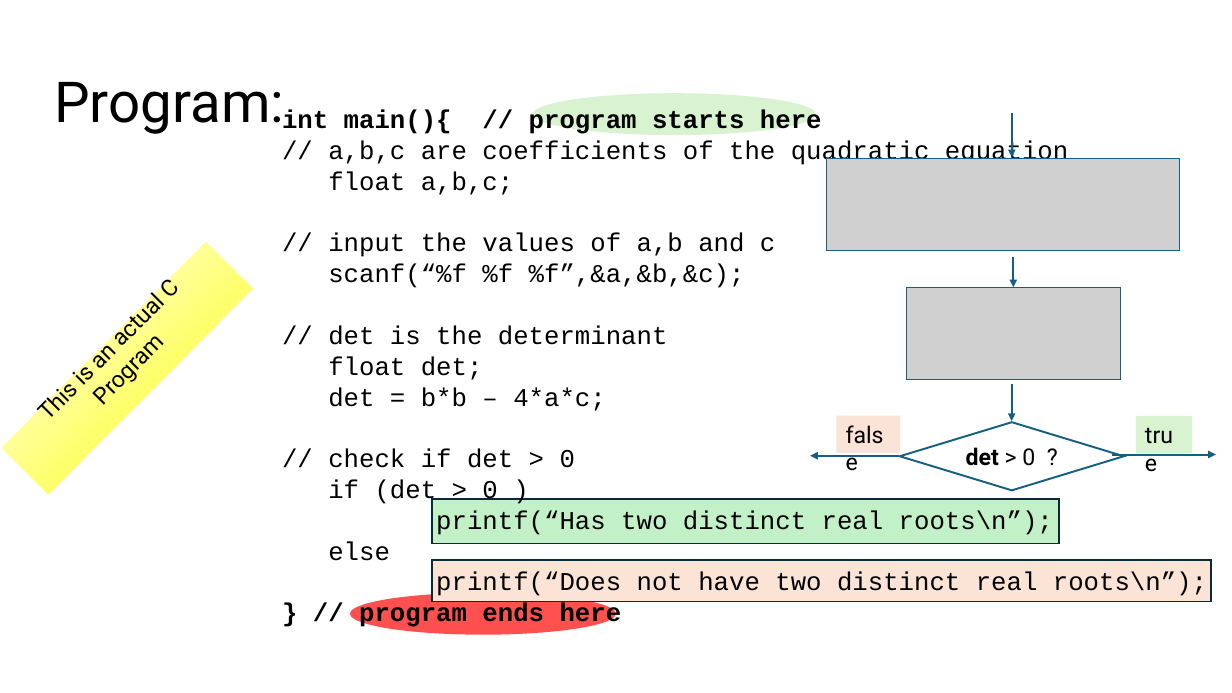
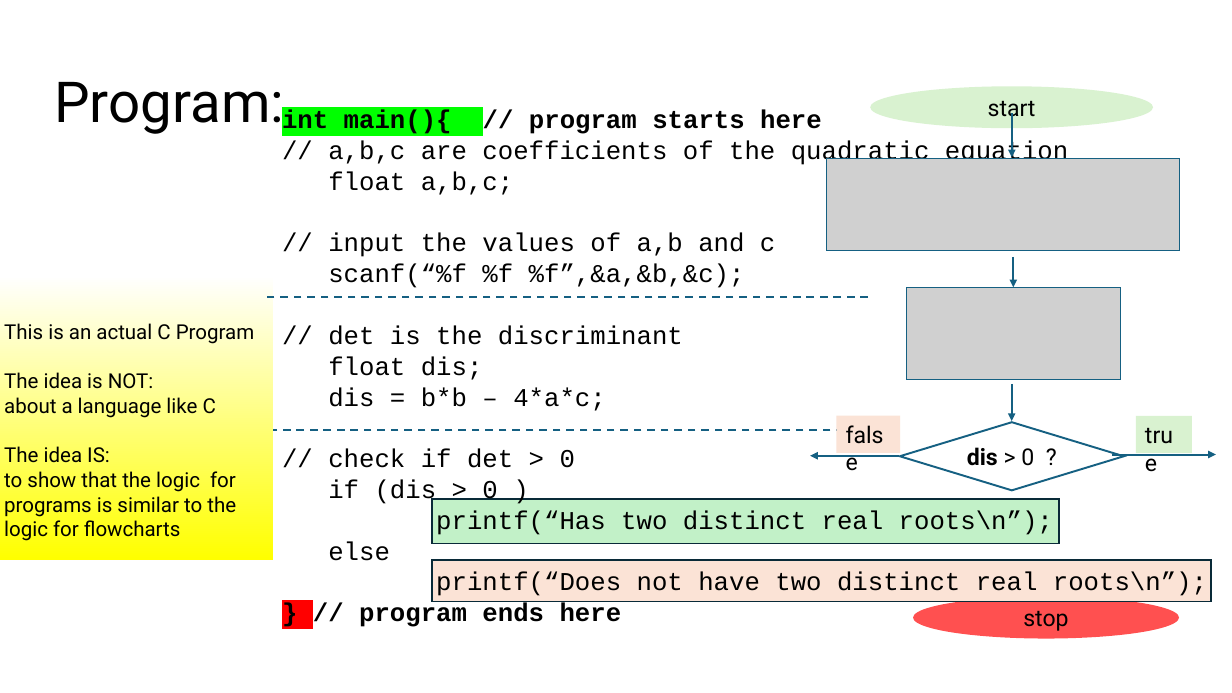
Before and after one commit to rbadrinath/FCP, a slide deck: slide 9 of slides/00-x-Flowcharts-to-code.pptx. Drawn at 1232x693 pixels with LibreOffice and Linux fonts; fonts in the diff are those of the drawing; grey boxes stand for pictures. Boxes give left, top, right and bottom in pixels: in the first picture for what was removed or moved away, otherwise in the second. Text is boxed around its words. In the diff, an @@ line names an element or a change of style, - is before the commit and + after.

```diff
--- a/slides/00-x-Flowcharts-to-code.pptx
+++ b/slides/00-x-Flowcharts-to-code.pptx
@@ ellipse added at box(871, 86, 1153, 128), fill #D9F2D0, 18 pt, text #000000 @@
+start
@@ text at box(282, 109, 1068, 167): text changed @@
-int main(){ // program starts here
-// a,b,c are coefficients of the quadratic equation
+int main(){ // program starts here
+// a,b,c are coefficients of the quadratic equation
@@ ellipse removed at box(533, 93, 816, 135) @@
@@ rectangle "This is an actual C ..." at box(0, 275, 274, 559): rotation 314 to 0 degrees @@
@@ line added from (869, 297) to (263, 297), #156082 1.5 pt dashed @@
@@ text in rectangle at box(4, 323, 254, 344): size 18 to 16 pt in "This is an actual C Program"; alignment centre to left @@
@@ text at box(328, 325, 683, 411): text changed @@
-// det is the determinant
-float det;
-det = b*b – 4*a*c;
+// det is the discriminant
+float dis;
+dis = b*b – 4*a*c;
@@ text in rectangle at box(4, 372, 236, 541): paragraphs added @@
+The idea is NOT:
+about a language like C
+The idea IS:
+to show that the logic for programs is similar to the logic for flowcharts
@@ line added from (858, 431) to (252, 431), #156082 1.5 pt dashed @@
@@ text in diamond at box(967, 447, 1034, 466): text changed @@
-det > 0 ?
+dis > 0 ?
@@ text at box(328, 479, 497, 506): text changed @@
-if (det > 0 )
+if (dis > 0 )
@@ ellipse removed at box(350, 593, 616, 635) @@
@@ ellipse added at box(913, 597, 1179, 639), fill #FF5050, 18 pt, text #000000 @@
+stop
@@ text at box(359, 602, 622, 627): highlight none to #FF0000 in "}" @@
```
Also in this commit, not shown: 4 other slides changed, 1 other file.
